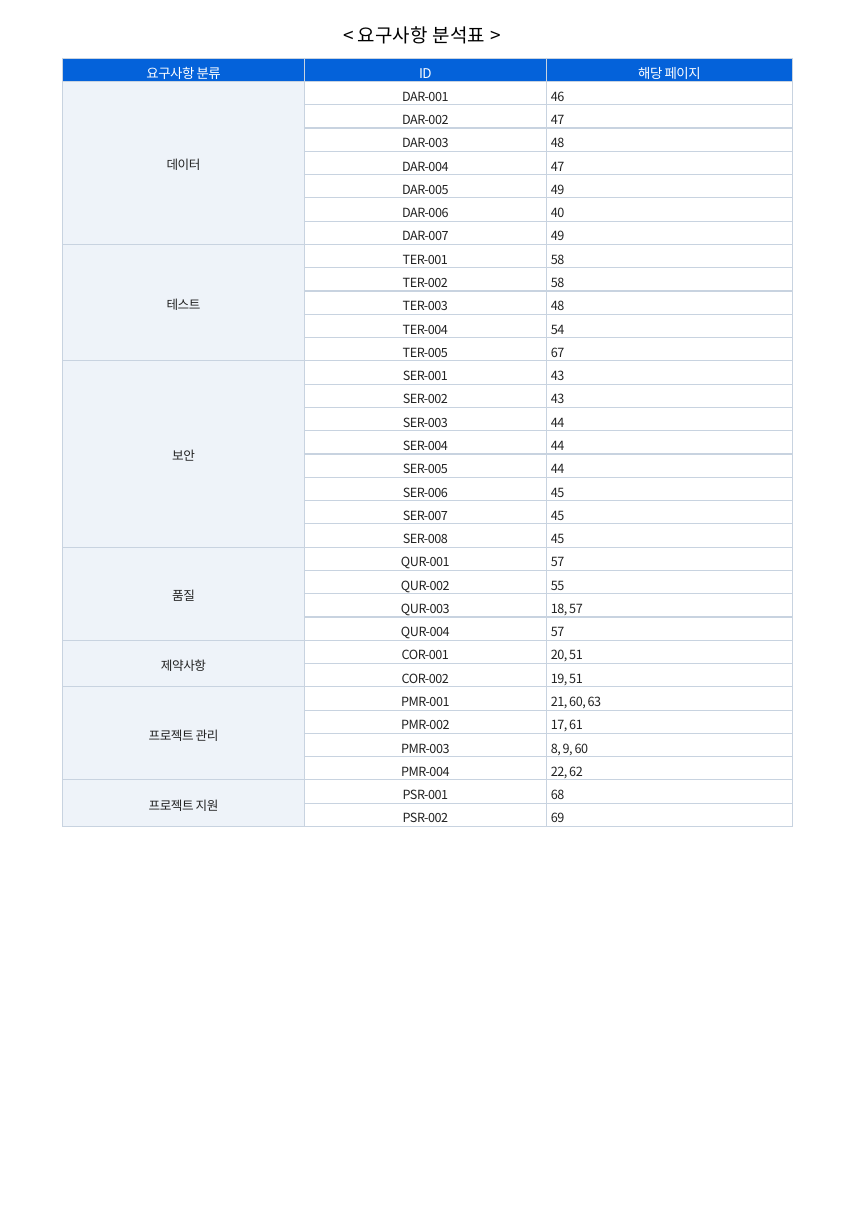
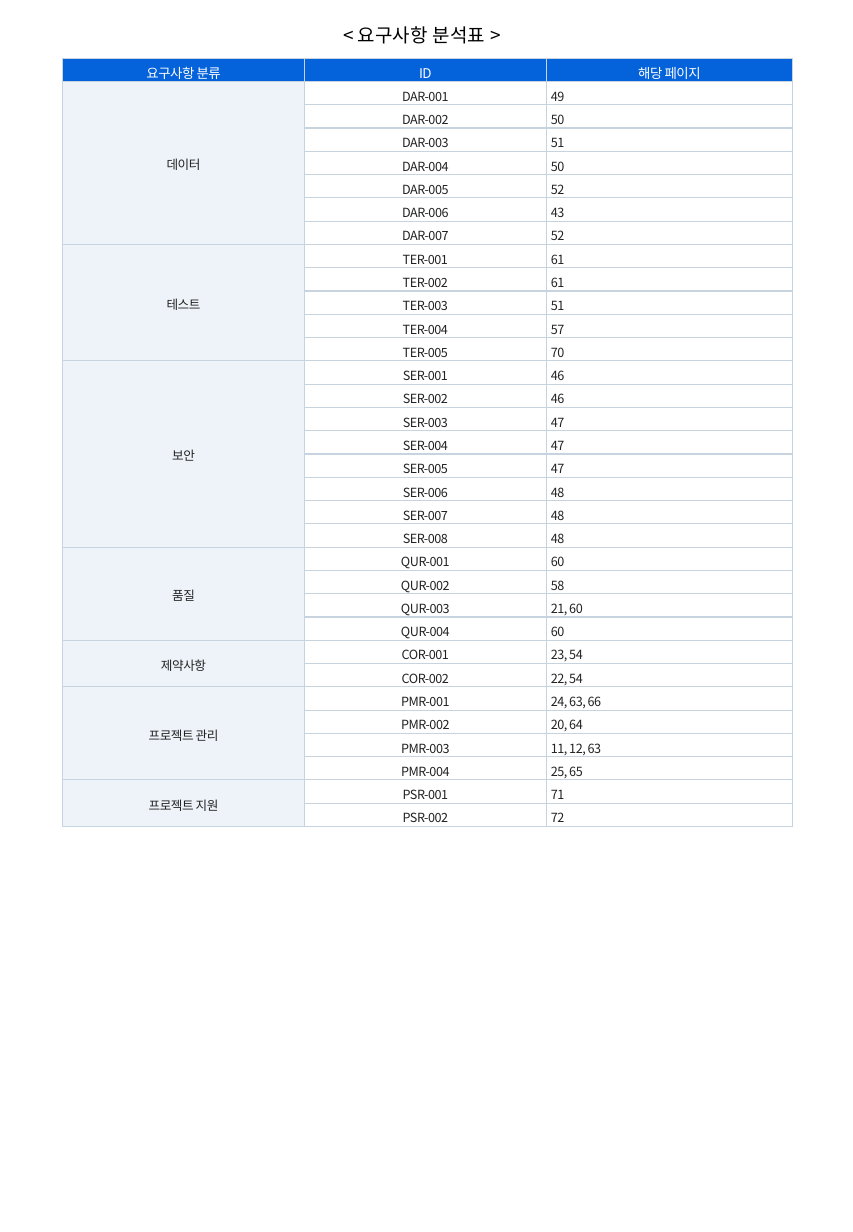
Before and after one commit to hwangsteeve-tech/hbjw, a slide deck: slide 3 of proposals/2026-10_pnu-ai-platform/pnu_proposal.pptx. Drawn at 853x1232 pixels with LibreOffice and Linux fonts; fonts in the diff are those of the drawing. Boxes give left, top, right and bottom in pixels: in the first picture for what was removed or moved away, otherwise in the second. Text is boxed around its words. In the diff, an @@ line names an element or a change of style, - is before the commit and + after.

```diff
--- a/proposals/2026-10_pnu-ai-platform/pnu_proposal.pptx
+++ b/proposals/2026-10_pnu-ai-platform/pnu_proposal.pptx
@@ table at (63, 58, 794, 827) @@
-row 2, column 3: 46
+row 2, column 3: 49
-row 3, column 3: 47
+row 3, column 3: 50
-row 4, column 3: 48
+row 4, column 3: 51
-row 5, column 3: 47
+row 5, column 3: 50
-row 6, column 3: 49
+row 6, column 3: 52
-row 7, column 3: 40
+row 7, column 3: 43
-row 8, column 3: 49
+row 8, column 3: 52
-row 9, column 3: 58
+row 9, column 3: 61
-row 10, column 3: 58
+row 10, column 3: 61
-row 11, column 3: 48
+row 11, column 3: 51
-row 12, column 3: 54
+row 12, column 3: 57
-row 13, column 3: 67
+row 13, column 3: 70
-row 14, column 3: 43
+row 14, column 3: 46
-row 15, column 3: 43
+row 15, column 3: 46
-row 16, column 3: 44
+row 16, column 3: 47
-row 17, column 3: 44
+row 17, column 3: 47
-row 18, column 3: 44
+row 18, column 3: 47
-row 19, column 3: 45
+row 19, column 3: 48
-row 20, column 3: 45
+row 20, column 3: 48
-row 21, column 3: 45
+row 21, column 3: 48
-row 22, column 3: 57
+row 22, column 3: 60
-row 23, column 3: 55
+row 23, column 3: 58
-row 24, column 3: 18, 57
+row 24, column 3: 21, 60
-row 25, column 3: 57
+row 25, column 3: 60
-row 26, column 3: 20, 51
+row 26, column 3: 23, 54
-row 27, column 3: 19, 51
+row 27, column 3: 22, 54
-row 28, column 3: 21, 60, 63
+row 28, column 3: 24, 63, 66
-row 29, column 3: 17, 61
+row 29, column 3: 20, 64
-row 30, column 3: 8, 9, 60
+row 30, column 3: 11, 12, 63
-row 31, column 3: 22, 62
+row 31, column 3: 25, 65
-row 32, column 3: 68
+row 32, column 3: 71
-row 33, column 3: 69
+row 33, column 3: 72
```
Also in this commit, not shown: 30 other slides changed, 4 slides added, 1 slide removed, 2 other files.
